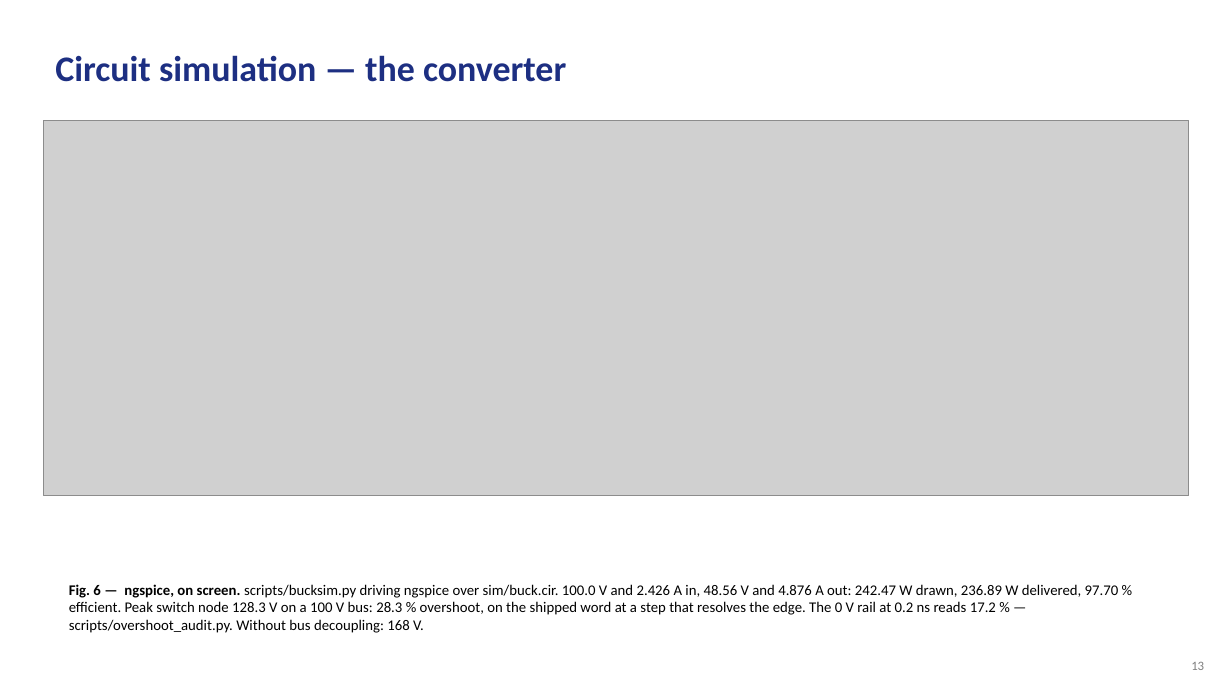
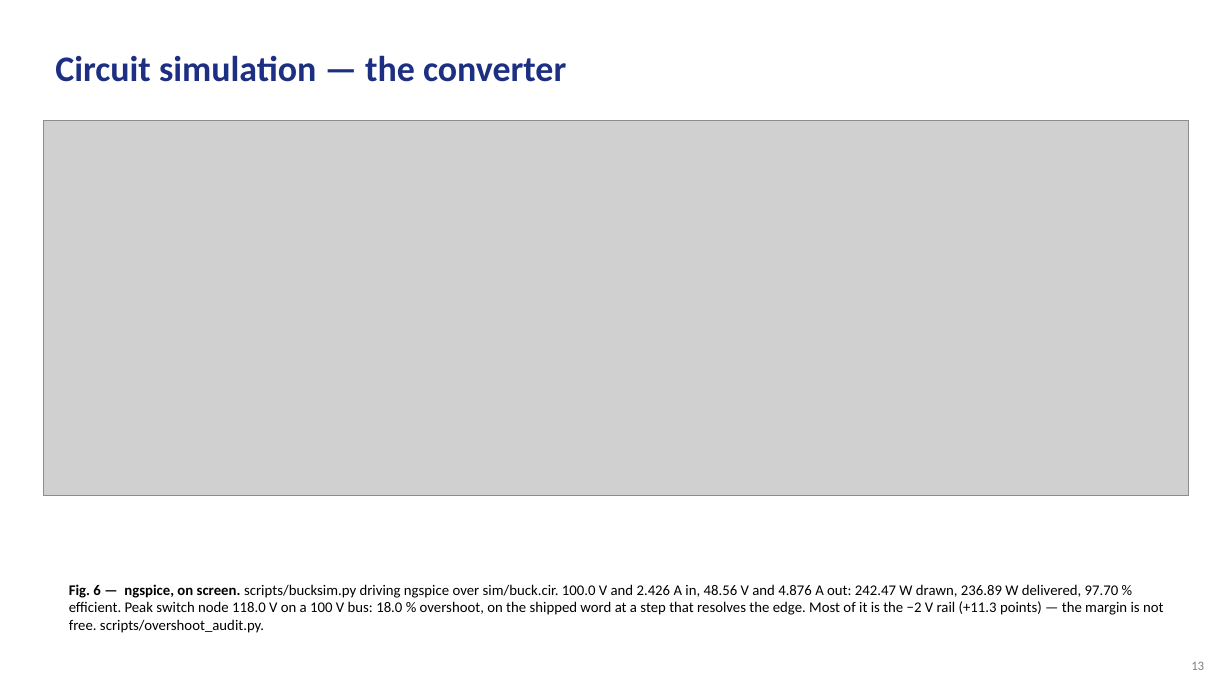
Before and after one commit to Amritha902/gan-driver, a slide deck: slide 13 of review/GaN_Review1_PRESENT.pptx. Drawn at 1232x693 pixels with LibreOffice and Linux fonts; fonts in the diff are those of the drawing; grey boxes stand for pictures. Boxes give left, top, right and bottom in pixels: in the first picture for what was removed or moved away, otherwise in the second. Text is boxed around its words. In the diff, an @@ line names an element or a change of style, - is before the commit and + after.

```diff
--- a/review/GaN_Review1_PRESENT.pptx
+++ b/review/GaN_Review1_PRESENT.pptx
@@ text at (69, 584, 1164, 633): text changed @@
-Fig. 6 — ngspice, on screen. scripts/bucksim.py driving ngspice over sim/buck.cir. 100.0 V and 2.426 A in, 48.56 V and 4.876 A out: 242.47 W drawn, 236.89 W delivered, 97.70 % efficient. Peak switch node 128.3 V on a 100 V bus: 28.3 % overshoot, on the shipped word at a step that resolves the edge. The 0 V rail at 0.2 ns reads 17.2 % — scripts/overshoot_audit.py. Without bus decoupling: 168 V.
+Fig. 6 — ngspice, on screen. scripts/bucksim.py driving ngspice over sim/buck.cir. 100.0 V and 2.426 A in, 48.56 V and 4.876 A out: 242.47 W drawn, 236.89 W delivered, 97.70 % efficient. Peak switch node 118.0 V on a 100 V bus: 18.0 % overshoot, on the shipped word at a step that resolves the edge. Most of it is the −2 V rail (+11.3 points) — the margin is not free. scripts/overshoot_audit.py.
```
Also in this commit, not shown: 2 other slides changed, 12 other files.
